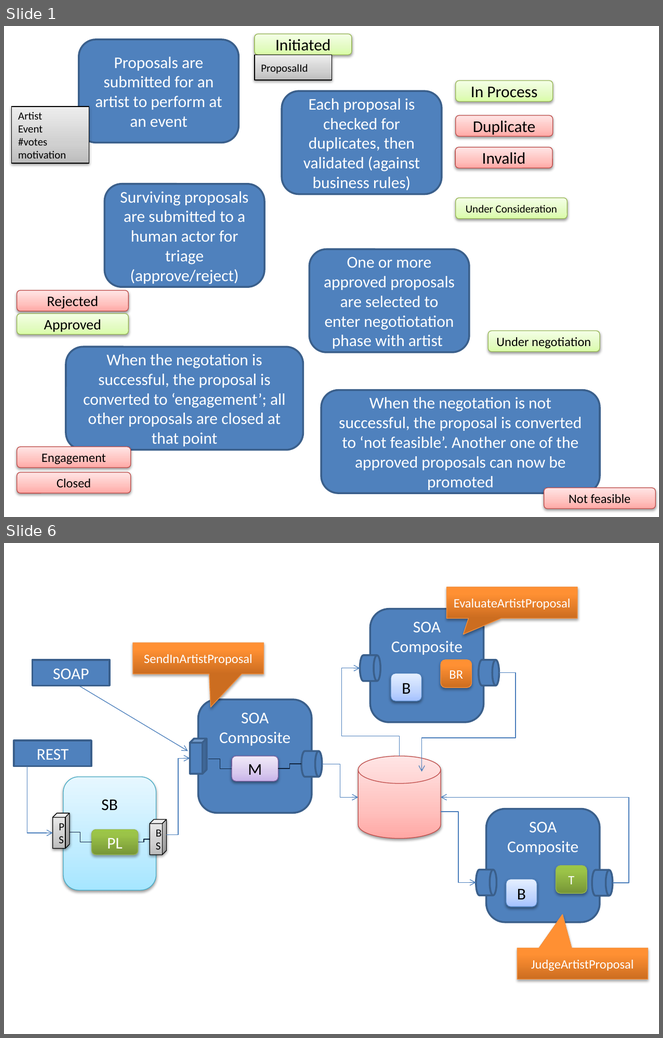
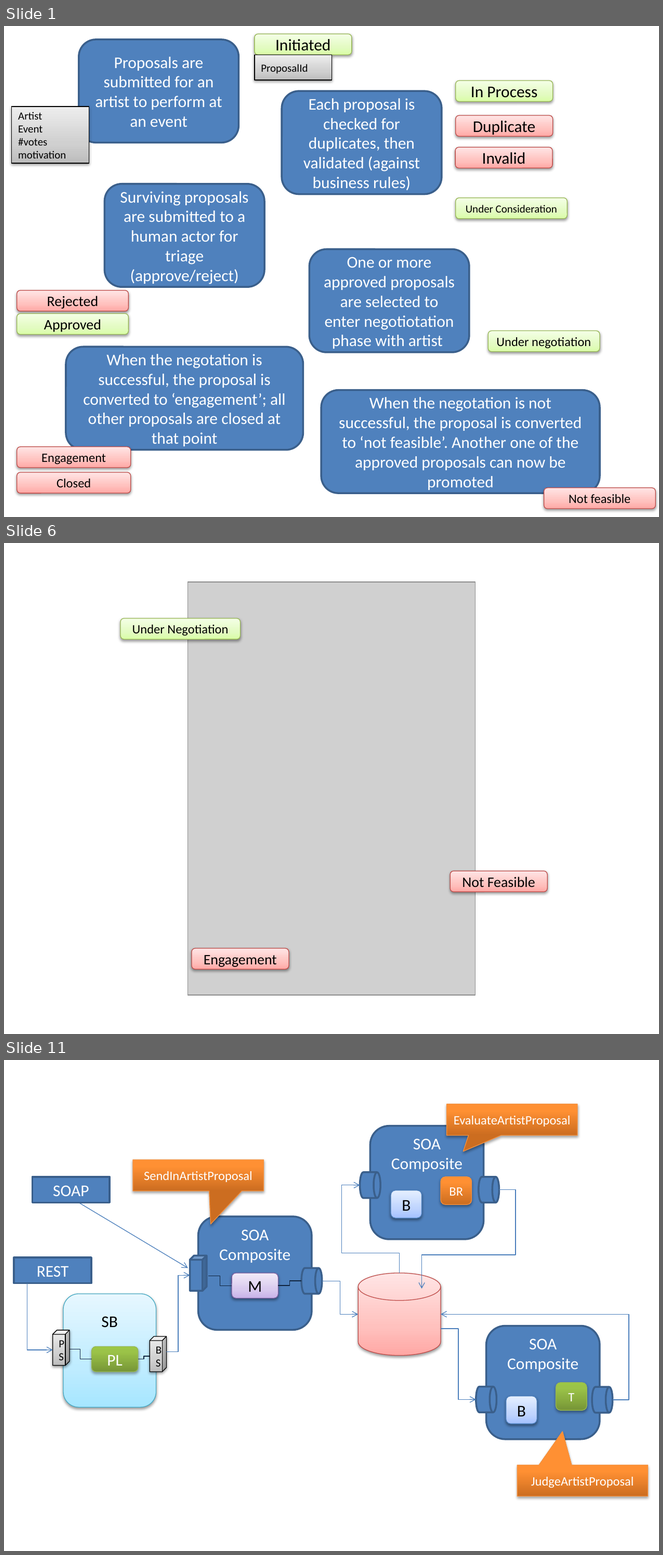
Before and after one commit to lucasjellema/insight-demo-valencia, a slide deck: ofmw-forum2016-insight-valencia-demo.pptx. Shown one above the other, each under a label of ours: slides 1 and 6 before the commit, slides 1, 6 and 11 after it; the slides between them are not shown. The pictures are 663x1038 and 663x1555 pixels, drawn with LibreOffice and Linux fonts; fonts in the diff are those of the drawing; grey boxes stand for pictures. Boxes give left, top, right and bottom in pixels: in the first picture for what was removed or moved away, otherwise in the second. Text is boxed around its words. In the diff, an @@ line names an element or a change of style, - is before the commit and + after.

```diff
--- a/ofmw-forum2016-insight-valencia-demo.pptx
+++ b/ofmw-forum2016-insight-valencia-demo.pptx
@@ slide 6 added at [4, 543, 659, 1034], background #FFFFFF @@
@@ picture added at [188, 583, 475, 996] @@
@@ rounded rectangle added at [120, 618, 241, 639], fill gradient #DAFDA7 to #E4FCC2 to #F5FFE7, outline #98B955 0.75 pt, 14 pt, text #000000 @@
+Under Negotiation
@@ rounded rectangle added at [450, 871, 547, 892], fill gradient #FFA6A5 to #FFC0BF to #FFE7E7, outline #BF4C48 0.75 pt, 16 pt, text #000000 @@
+Not Feasible
@@ rounded rectangle added at [192, 949, 289, 969], fill gradient #FFA6A5 to #FFC0BF to #FFE7E7, outline #BF4C48 0.75 pt, 16 pt, text #000000 @@
+Engagement
@@ what was slide 6 is now slide 11 @@
```
Also in this commit, not shown: 1 slide changed, 8 other slides added, 3 slides removed, 31 other files.
